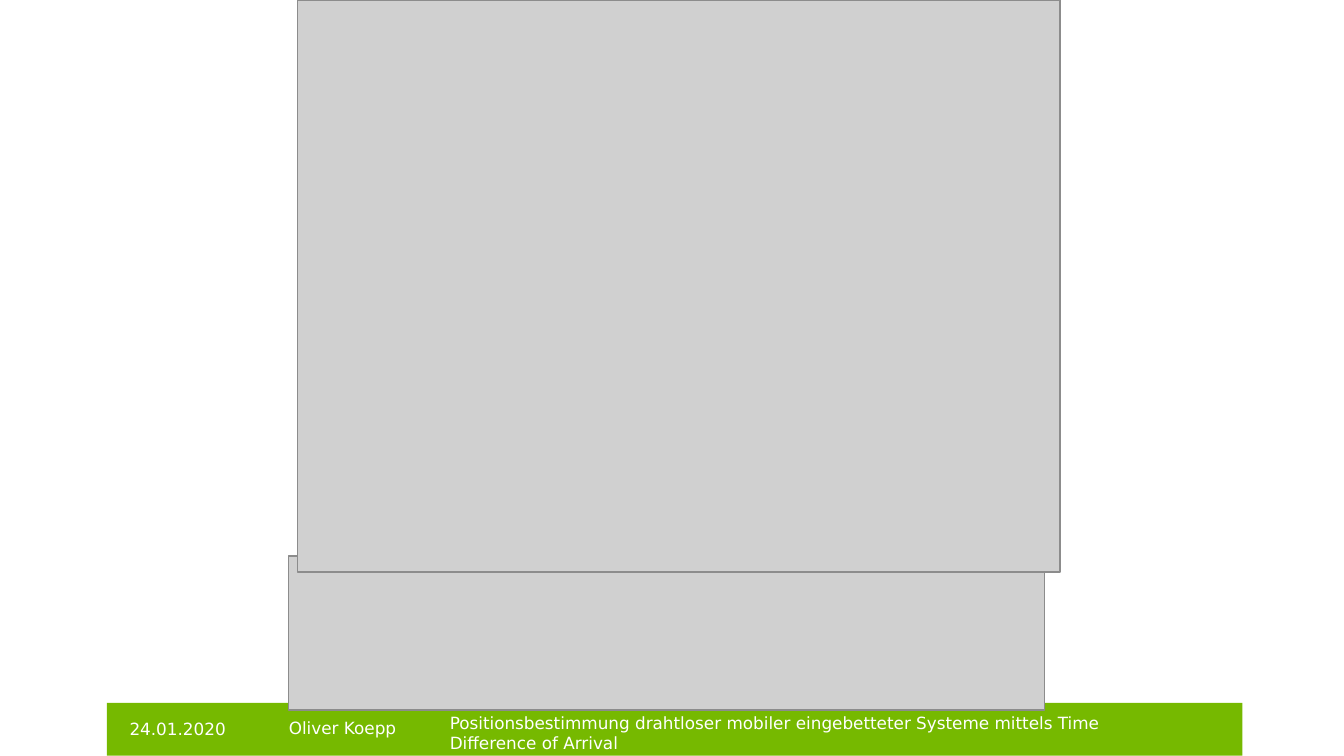
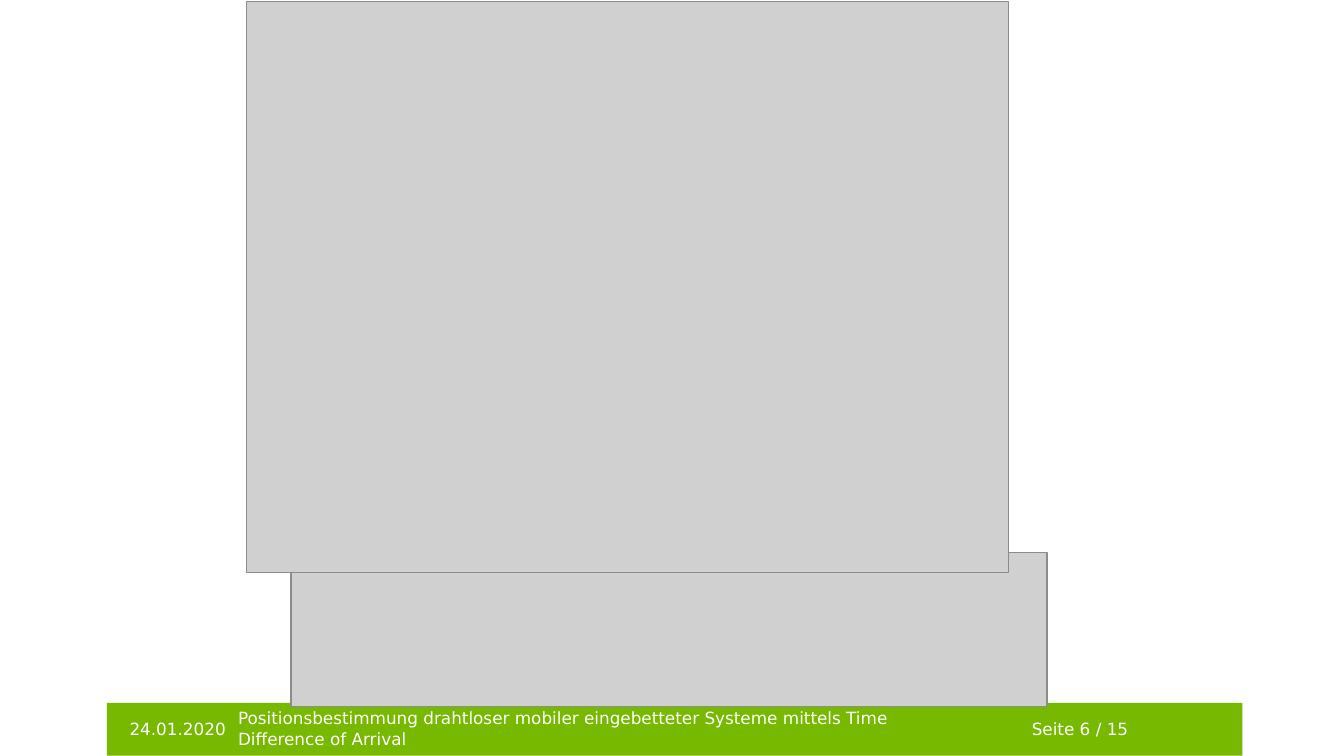
Before and after one commit to git-oliver/Bachelor-thesis, a slide deck: slide 7 of bachelorarbeit_vortrag.pptx. Drawn at 1344x756 pixels with LibreOffice and Linux fonts; fonts in the diff are those of the drawing; grey boxes stand for pictures; background and template pictures are left out. Boxes give left, top, right and bottom in pixels: in the first picture for what was removed or moved away, otherwise in the second. Text is boxed around its words. In the diff, an @@ line names an element or a change of style, - is before the commit and + after.

```diff
--- a/bachelorarbeit_vortrag.pptx
+++ b/bachelorarbeit_vortrag.pptx
@@ picture: place and size @@
-picture at (297,0,1059,573)
+picture at (246,1,1008,573)
@@ picture: place and size @@
-picture at (289,556,1044,711)
+picture at (292,552,1047,707)
@@ text "Positionsbestimmung drahtloser mobiler eingebetteter Systeme ...": place and size @@
-text "Positionsbestimmung drahtloser mobiler eingebetteter Systeme ..." at (450,716,1099,750)
+text "Positionsbestimmung drahtloser mobiler eingebetteter Systeme ..." at (238,711,887,746)
@@ text removed at (289,721,396,738) @@
-Oliver Koepp
@@ text added at (1032,722,1128,736), 9 pt, text #FFFFFF @@
+Seite 6 / 15
```
Also in this commit, not shown: 14 other slides changed, 1 slide removed, 1 other file.
